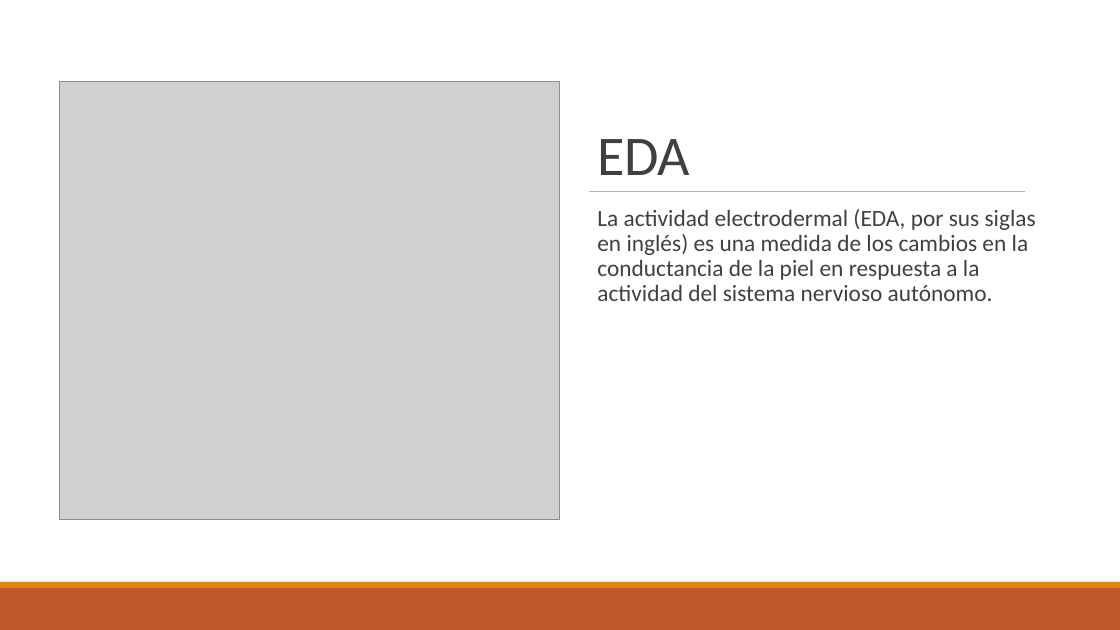
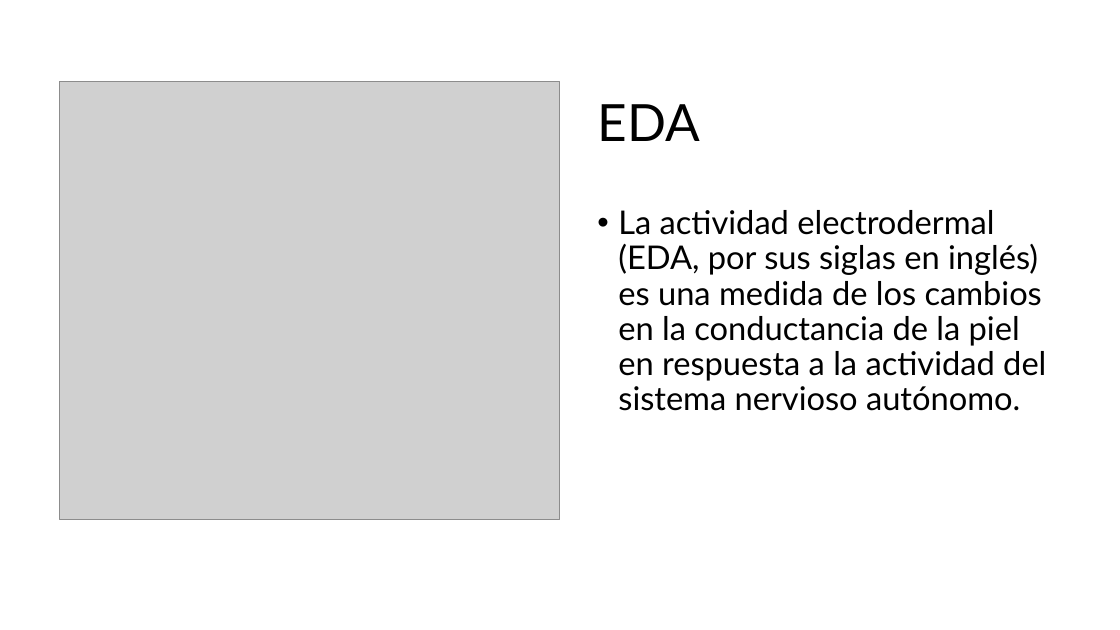
Before and after one commit to BenjaminGonzalezF/Stress-Recognition-from-Electrodermal-Activity, a slide deck: slide 4 of EDA.pptx. Drawn at 1120x630 pixels with LibreOffice and Linux fonts; fonts in the diff are those of the drawing; grey boxes stand for pictures. Boxes give left, top, right and bottom in pixels: in the first picture for what was removed or moved away, otherwise in the second. Text is boxed around its words. In the diff, an @@ line names an element or a change of style, - is before the commit and + after.

```diff
--- a/EDA.pptx
+++ b/EDA.pptx
@@ rectangle removed at (x1=0, y1=0, x2=1120, y2=582) @@
@@ title "EDA" at (x1=597, y1=104, x2=699, y2=141): size 48 to 44 pt, font Calibri to Lato, text colour #404040 to #000000, letter spacing -0.5 to 0 pt; line spacing 0.85 to 0.9; vertical alignment bottom to middle @@
@@ text "La actividad electrodermal (EDA, por ..." at (x1=618, y1=210, x2=1046, y2=411): size 20 to 28 pt, font Calibri to Lato, text colour #404040 to #000000; bullet   to •; less space between paragraphs @@
@@ line removed from (589, 192) to (1026, 192) @@
@@ rectangle removed at (x1=0, y1=582, x2=1120, y2=588) @@
@@ rectangle removed at (x1=0, y1=588, x2=1120, y2=630) @@
```
Also in this commit, not shown: 11 other slides changed, 1 slide added, 1 slide removed, 3 other files.
